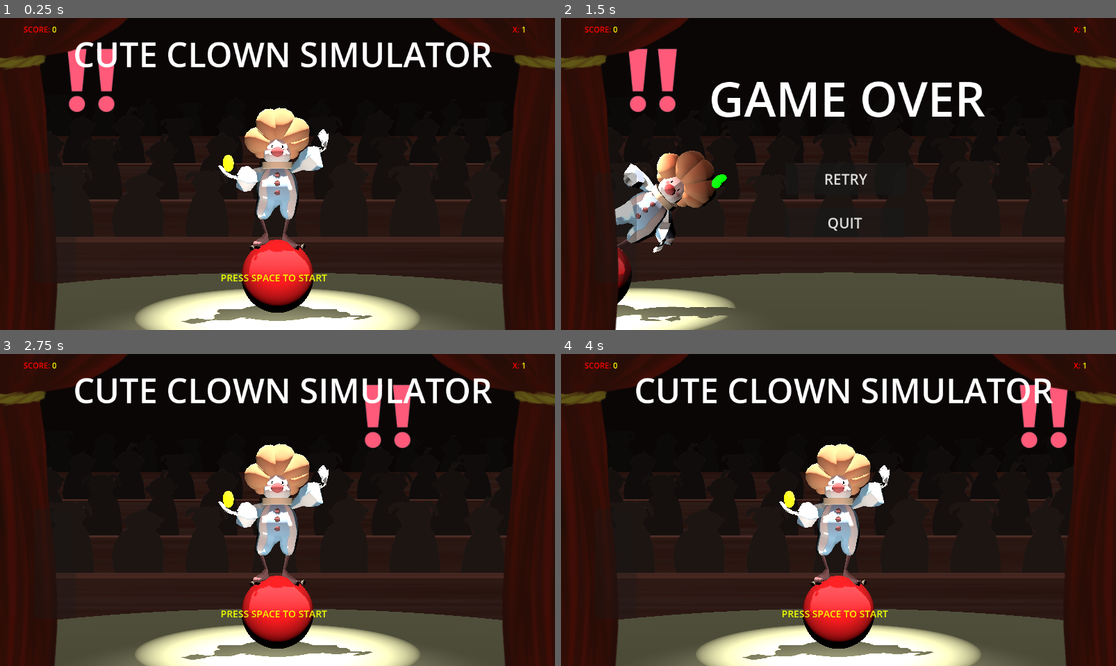
Above: before the commit, frames 1-4 (two rows, left to right).
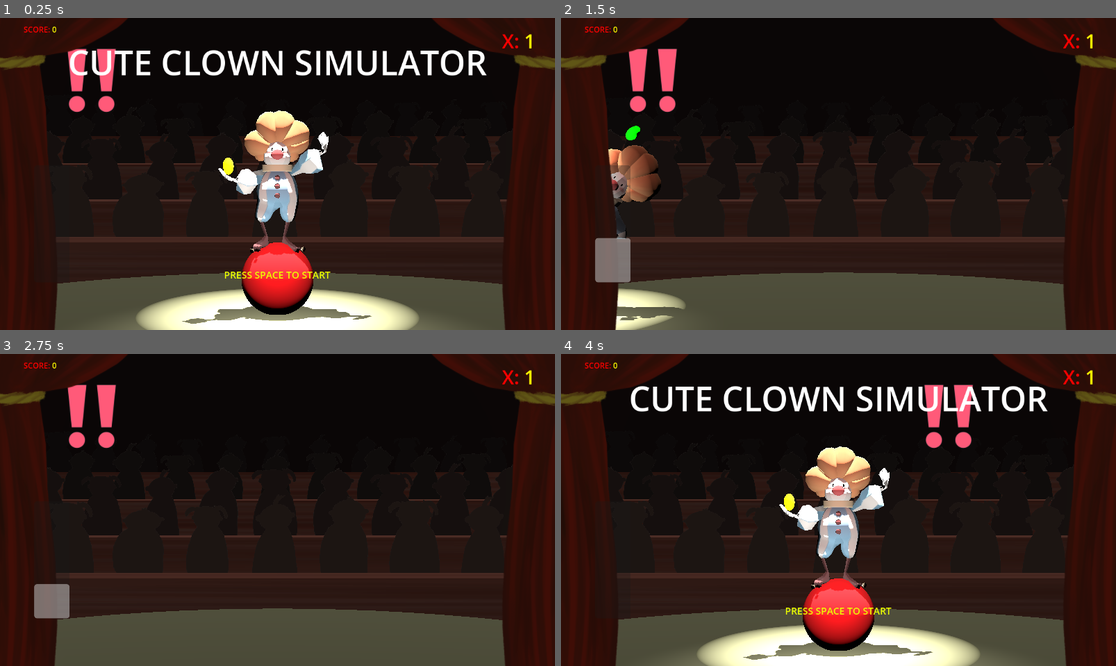
Above: after the commit, the same moments.

Repository: joseph-wardle/cute-clown-simulator
Game: Godot game, scene res://levels/stage/stage.tscn
Same seed, same stepped clock (60 frames per second), same inputs: the game is played once before the commit and once after it.
Inputs (mouse positions are in pixels of both pictures, inside the frame that each line leads up to):
- Up to frame 1 (0.25 s): no input
- Up to frame 2 (1.5 s): tap Space (beat) at 0.5, 1.35 s; hold Right (tilt_right) 0.53-1.28 s; hold Space (beat) 0.53-1.28 s; hold Left (tilt_left) from 1.28 s (still down)
- Up to frame 3 (2.75 s): release Left (tilt_left) at 2 s; click (283, 516) at 2 s, where only the run before the commit has a clickable "RETRY"
- Up to frame 4 (4 s): tap Space (beat) at 2.75 s; hold Right (tilt_right) 2.78-3.5 s; hold Space (beat) 2.78-3.5 s; click (844, 516) at 3.5 s, where only the run before the commit has a clickable "RETRY"

The runs differ from the first frame. In frame 1, 7.3% of the frame differs, in the area x 12-96%, y 2-100%; in frame 2, 10%; in frame 3, 16%, in the area x 6-96%, y 2-100%; in frame 4, 8.8%.

Commit message:
fixed layout issues

Diff:
--- a/game_objects/crowd_meter/crowd_meter.gd
+++ b/game_objects/crowd_meter/crowd_meter.gd
@@ -5,7 +5,7 @@
 @export var ok_effect := 5
 @export var miss_effect := -60
 @export var deterioration_rate := 7.0
-@export var crowd_level := 60.0:
+@export var crowd_level := 100.0:
 	set(num):
 		crowd_level = num
 		value = crowd_level
--- a/levels/stage/stage.tscn
+++ b/levels/stage/stage.tscn
@@ -130,17 +130,20 @@
 [node name="Start Game" type="Control" parent="."]
 process_mode = 3
 layout_mode = 3
-anchors_preset = 0
-offset_right = 40.0
-offset_bottom = 40.0
+anchors_preset = 15
+anchor_right = 1.0
+anchor_bottom = 1.0
+grow_horizontal = 2
+grow_vertical = 2
 script = ExtResource("1_1qtcg")
 
 [node name="Label" type="Label" parent="Start Game"]
-layout_mode = 0
-offset_left = -34.0
-offset_top = 7.0
-offset_right = 1209.0
-offset_bottom = 144.0
+layout_mode = 1
+anchors_preset = -1
+anchor_right = 1.0
+anchor_bottom = 0.136
+offset_bottom = 96.0
+grow_horizontal = 2
 theme_override_font_sizes/font_size = 70
 text = "CUTE CLOWN SIMULATOR"
 horizontal_alignment = 1
@@ -148,11 +151,14 @@
 
 [node name="Start" type="Label" parent="Start Game"]
 modulate = Color(0.929412, 1, 0, 1)
-layout_mode = 0
-offset_left = 348.0
-offset_top = 525.0
-offset_right = 790.0
-offset_bottom = 553.0
+layout_mode = 1
+anchors_preset = -1
+anchor_top = 0.69
+anchor_right = 1.0
+anchor_bottom = 1.0
+offset_top = -28.0
+grow_horizontal = 2
+grow_vertical = 0
 theme_override_font_sizes/font_size = 20
 text = "PRESS SPACE TO START"
 horizontal_alignment = 1
@@ -176,14 +182,14 @@
 [node name="LevelLights" type="Node3D" parent="."]
 
 [node name="SpotLight3D" type="SpotLight3D" parent="LevelLights"]
-transform = Transform3D(1, 0, 0, 0, 0.00256558, 0.999997, 0, -0.999997, 0.00256558, 0, 8.45939, 0)
+transform = Transform3D(1, 0, 0, 0, 0.00256558, 0.999997, 0, -0.999997, 0.00256558, 0, 8.39963, 0)
 light_energy = 30.0
 shadow_enabled = true
 spot_range = 15.0
 spot_angle = 20.0
 
 [node name="OmniLight3D" type="OmniLight3D" parent="LevelLights"]
-transform = Transform3D(1, 0, 0, 0, 1, 0, 0, 0, 1, 0, 2.22684, 2.38729)
+transform = Transform3D(1, 0, 0, 0, 1, 0, 0, 0, 1, 0, 2.16708, 2.38729)
 light_energy = 2.664
 
 [node name="DirectionalLight3D" type="DirectionalLight3D" parent="LevelLights"]
@@ -203,7 +209,7 @@
 
 [node name="Clown" parent="." instance=ExtResource("1_dkf10")]
 process_mode = 1
-transform = Transform3D(1.57555, 0, 0, 0, 1.57555, 0, 0, 0, 1.57555, 0, 0.837272, 0)
+transform = Transform3D(1.57555, 0, 0, 0, 1.57555, 0, 0, 0, 1.57555, 0, 0.777515, 0)
 
 [node name="GeneralSkeleton" parent="Clown/Clown/Clown Juggling/Rig/Geo1/Jnts" index="0"]
 bones/8/rotation = Quaternion(-0.864067, -0.117841, -0.243782, -0.42435)
@@ -254,8 +260,8 @@
 script = ExtResource("6_udfgr")
 
 [node name="TimeKeepingBall" parent="Clown/Clown/ProjectileArch" index="1"]
-transform = Transform3D(-4.37114e-08, 0, -0.999945, 0, 0.999945, 0, 1, 0, -4.3709e-08, 0.890782, 0, 0)
-progress = 1.89077
+transform = Transform3D(1.24459e-07, 0.923587, 0.383231, -3.35052e-08, -0.383231, 0.923587, 1, -1.27789e-07, -1.67516e-08, -0.961171, 0.270637, 0)
+progress = 4.85872
 
 [node name="InputIndicatorRemoteTransform" type="RemoteTransform3D" parent="Clown"]
 transform = Transform3D(1, 0, 0, 0, 1, 0, 0, 0, 1, 0, 1.27471, 0.989468)
@@ -278,7 +284,7 @@
 wait_time = 1.1
 
 [node name="InputIndicator" parent="." instance=ExtResource("5_pnnt3")]
-transform = Transform3D(0, 0, 0, 0, 0, 0, 0, 0, 0, 0, 2.84564, 1.55896)
+transform = Transform3D(0, 0, 0, 0, 0, 0, 0, 0, 0, 0, 2.78588, 1.55896)
 
 [node name="Full_Audience" type="Node3D" parent="."]
 
@@ -559,8 +565,8 @@
 layout_mode = 1
 anchors_preset = -1
 anchor_left = 0.061
-anchor_top = 0.5
-anchor_right = 0.129
+anchor_top = 0.475
+anchor_right = 0.118
 anchor_bottom = 0.843
 offset_left = 0.727997
 offset_top = -2.0
@@ -572,7 +578,7 @@
 show_percentage = false
 
 [node name="Score" type="RichTextLabel" parent="Control"]
-layout_mode = 0
+layout_mode = 1
 offset_left = 49.0
 offset_top = 12.0
 offset_right = 549.0
@@ -581,11 +587,19 @@
 script = ExtResource("8_wedoo")
 
 [node name="Multiplier" type="RichTextLabel" parent="Control"]
-layout_mode = 0
-offset_left = 1064.0
-offset_top = 12.0
-offset_right = 1104.0
-offset_bottom = 52.0
+layout_mode = 1
+anchors_preset = -1
+anchor_left = 0.95
+anchor_top = 0.034
+anchor_right = 1.0
+anchor_bottom = 0.034
+offset_left = -52.4
+offset_top = -2.032
+offset_right = -12.0
+offset_bottom = 85.968
+grow_horizontal = 0
+theme_override_font_sizes/normal_font_size = 40
+theme_override_font_sizes/bold_font_size = 100
 script = ExtResource("10_xh8oh")
 
 [node name="MusicController" parent="." instance=ExtResource("10_s1kgm")]
@@ -593,17 +607,21 @@
 [node name="Game Over" type="Control" parent="."]
 process_mode = 3
 layout_mode = 3
-anchors_preset = 0
-offset_right = 40.0
-offset_bottom = 40.0
+anchors_preset = 15
+anchor_right = 1.0
+anchor_bottom = 1.0
+grow_horizontal = 2
+grow_vertical = 2
 script = ExtResource("24_oreq5")
 
 [node name="Label" type="Label" parent="Game Over"]
-layout_mode = 0
-offset_left = 307.0
-offset_top = 98.0
-offset_right = 880.0
-offset_bottom = 235.0
+layout_mode = 1
+anchors_preset = -1
+anchor_left = 0.08
+anchor_right = 0.915
+anchor_bottom = 0.285
+offset_bottom = 137.0
+grow_horizontal = 2
 theme_override_font_sizes/font_size = 100
 text = "GAME OVER"
 horizontal_alignment = 1
@@ -611,21 +629,35 @@
 
 [node name="Retry" type="Button" parent="Game Over"]
 process_mode = 2
-layout_mode = 0
-offset_left = 466.0
-offset_top = 301.0
-offset_right = 717.0
-offset_bottom = 367.0
+layout_mode = 1
+anchors_preset = -1
+anchor_left = 0.5
+anchor_top = 0.534
+anchor_right = 0.5
+anchor_bottom = 0.534
+offset_left = -125.5
+offset_top = -33.0
+offset_right = 125.5
+offset_bottom = 33.0
+grow_horizontal = 2
+grow_vertical = 2
 theme_override_font_sizes/font_size = 30
 text = "RETRY"
 
 [node name="Quit" type="Button" parent="Game Over"]
 process_mode = 2
-layout_mode = 0
-offset_left = 465.0
-offset_top = 394.0
-offset_right = 713.0
-offset_bottom = 456.0
+layout_mode = 1
+anchors_preset = -1
+anchor_left = 0.432
+anchor_top = 0.646
+anchor_right = 0.568
+anchor_bottom = 0.666
+offset_left = -40.0
+offset_top = -25.0
+offset_right = 40.0
+offset_bottom = 25.0
+grow_horizontal = 2
+grow_vertical = 2
 theme_override_font_sizes/font_size = 30
 text = "QUIT"
 
